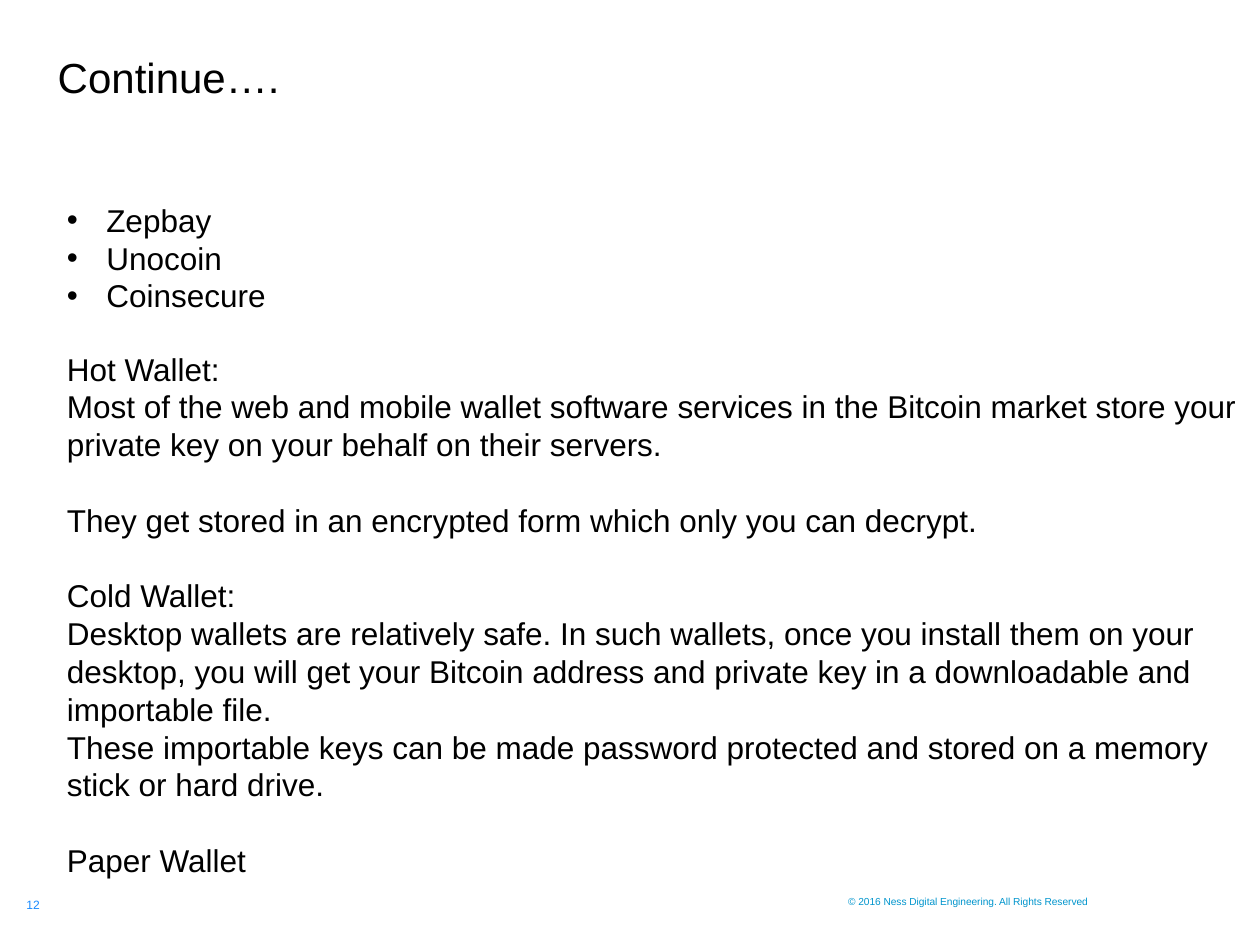
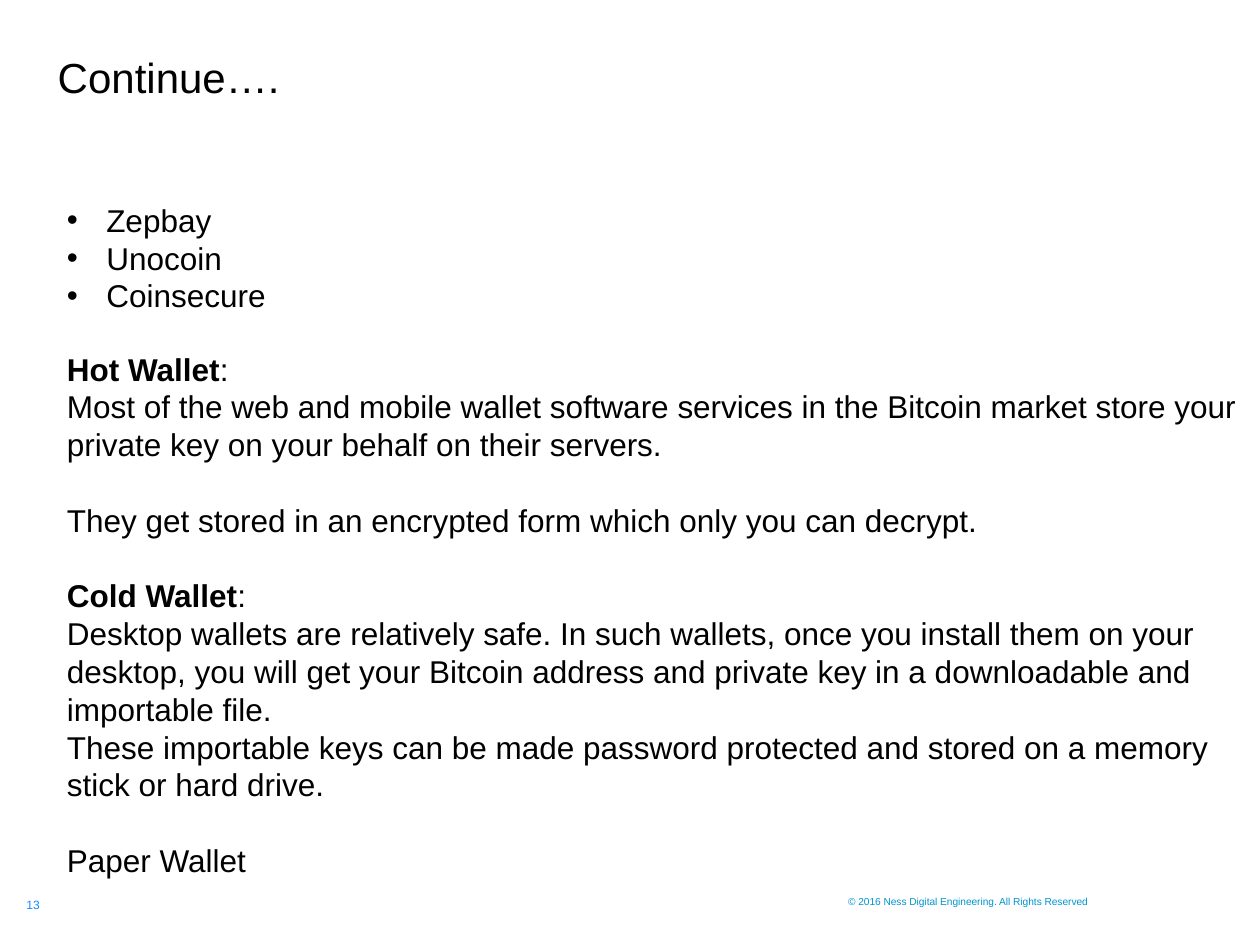
Before and after one commit to sagar-mahapatra-ness/traning, a slide deck: slide 13 of The_Raise_Of_Bitcoin_And_Other_Cryptocurrencies/Ness.pptx (slide 12 before the commit). Drawn at 1260x945 pixels with LibreOffice and Linux fonts; fonts in the diff are those of the drawing; background and template pictures are left out. Boxes give left, top, right and bottom in pixels: in the first picture for what was removed or moved away, otherwise in the second. Text is boxed around its words. In the diff, an @@ line names an element or a change of style, - is before the commit and + after.

```diff
--- a/The_Raise_Of_Bitcoin_And_Other_Cryptocurrencies/Ness.pptx
+++ b/The_Raise_Of_Bitcoin_And_Other_Cryptocurrencies/Ness.pptx
@@ text at [67,358,246,608]: bold on in "Hot Wallet:", "Cold Wallet:" @@
@@ page number at [26,900,39,909]: text changed @@
-12
+13
```
Also in this commit, not shown: 5 other slides changed, 3 slides added, 2 slides removed.
